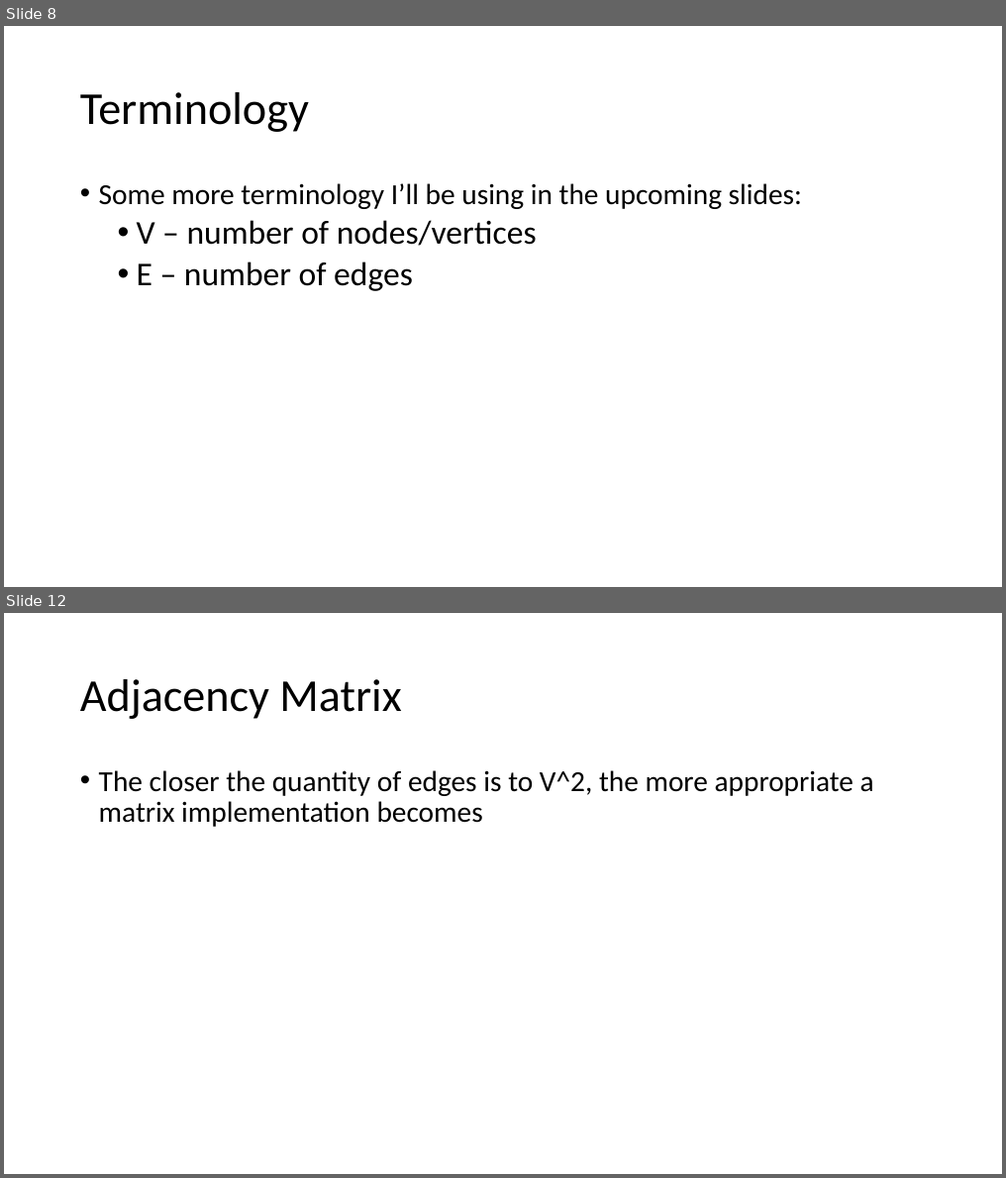
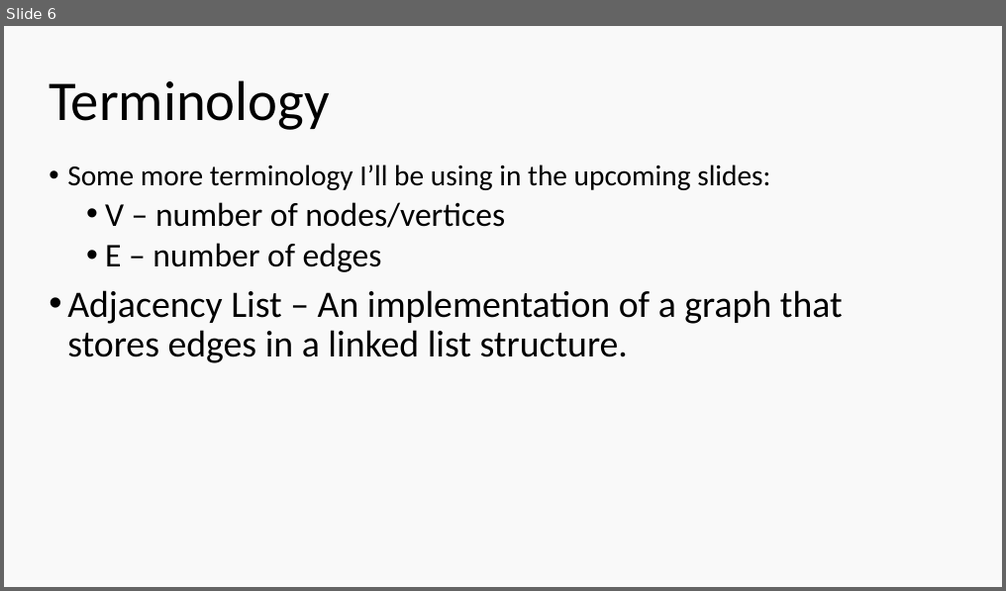
Before and after one commit to ethanatortx/graph_lab_presentation, a slide deck: graphs_pp.pptx. Shown one above the other, each under a label of ours: slides 8 and 12 before the commit, slide 6 after it; the slides between them are not shown. The pictures are 1006x1178 and 1006x591 pixels, drawn with LibreOffice and Linux fonts; fonts in the diff are those of the drawing. Boxes give left, top, right and bottom in pixels: in the first picture for what was removed or moved away, otherwise in the second. Text is boxed around its words. In the diff, an @@ line names an element or a change of style, - is before the commit and + after.

Commit message:
graph lab changes

```diff
--- a/graphs_pp.pptx
+++ b/graphs_pp.pptx
@@ slide 12 removed at box(4, 613, 1002, 1174), background #FFFFFF @@
@@ title removed at box(80, 679, 401, 719) @@
-Adjacency Matrix
@@ text removed at box(99, 770, 874, 827) @@
-• The closer the quantity of edges is to V^2, the more appropriate a matrix implementation becomes
@@ what was slide 8 is now slide 6 @@
@@ slide 6 changed as well @@
@@ background #FFFFFF to #F9F9F9 @@
@@ text "Terminology": place and size @@
-text "Terminology" at box(80, 92, 309, 132)
+text "Terminology" at box(49, 80, 329, 130)
@@ text "Terminology" at box(49, 80, 329, 130): size 44 to 54 pt @@
@@ text "Some more terminology I’ll be ...": place and size @@
-text "Some more terminology I’ll be ..." at box(99, 183, 802, 291)
+text "Some more terminology I’ll be ..." at box(67, 165, 843, 364)
@@ text at box(67, 290, 843, 364): paragraph added @@
+• Adjacency List – An implementation of a graph that stores edges in a linked list structure.
```
Also in this commit, not shown: 5 other slides changed, 2 slides added, 6 other slides removed, 5 other files.
